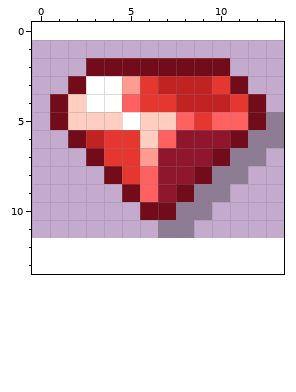
File history of a pixel-art sprite, images/icon/balance-rubles.png. Above: the version before the commit.
The file is 14x11 pixels. The old version is drawn lined up with the new one, on the new canvas.
New version:
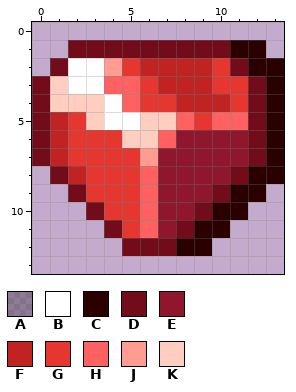
Palette (. is transparent): A #1111114d  B #ffffff  C #2a0000  D #730c1a  E #90162e  F #c12222  G #e53630  H #ff6161  J #ff9c91  K #ffcec0
The exact change:
canvas 14x11 -> 14x14, the old top-left corner now at 0,1
y 1: x 2..12 ........... -> DDDDDDDDDCC
y 2: x 1..13 ..DDDDDDDD... -> DBBJGFFFFGDCC
y 3: x 0..2 ..D -> DKB; x 4..5 BJ -> HH; x 11..13 D.. -> GDC
y 4: x 0..1 .D -> DK; x 3 B -> K; x 13 . -> C
y 5: x 0..2 .DK -> DFG; x 4 K -> B; x 13 A -> C
y 6: x 0..3 ..DF -> DFGG; x 5 G -> K; x 11..13 DAA -> EDC
y 7: x 0..3 ...D -> DFGG; x 10..13 DAA. -> EEDC
y 8: x 1..4 ...D -> DFGG; x 9..13 DAA.. -> EEDCC
y 9: x 2..5 ...D -> DGGG; x 8..12 DAA.. -> EEDCC
y 10: x 3..11 ...DDAA.. -> DGGHEEDCC
y 11: x 4..10 ...AA.. -> DGHEDCC
y 12: x 5..9 ..... -> DDDCC
Pixel boxes of the changes (left, top, right, bottom) in both pictures:
changed: (32, 40, 284, 256)
